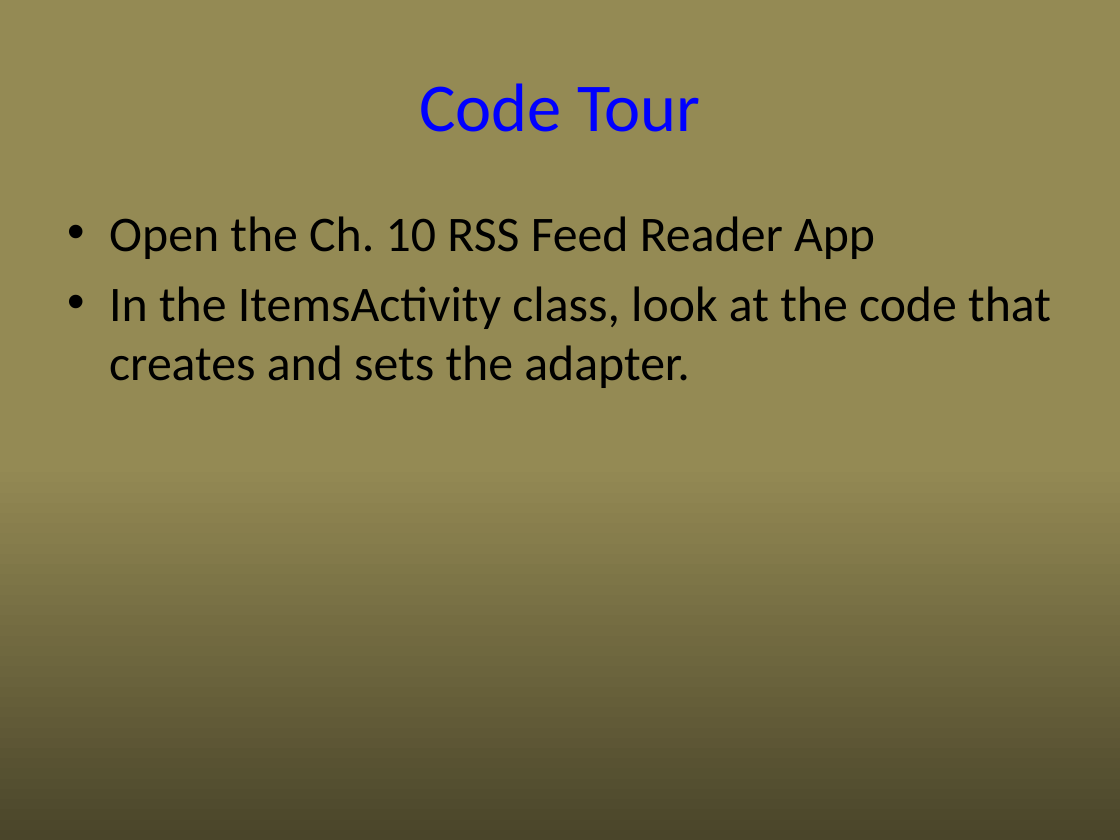
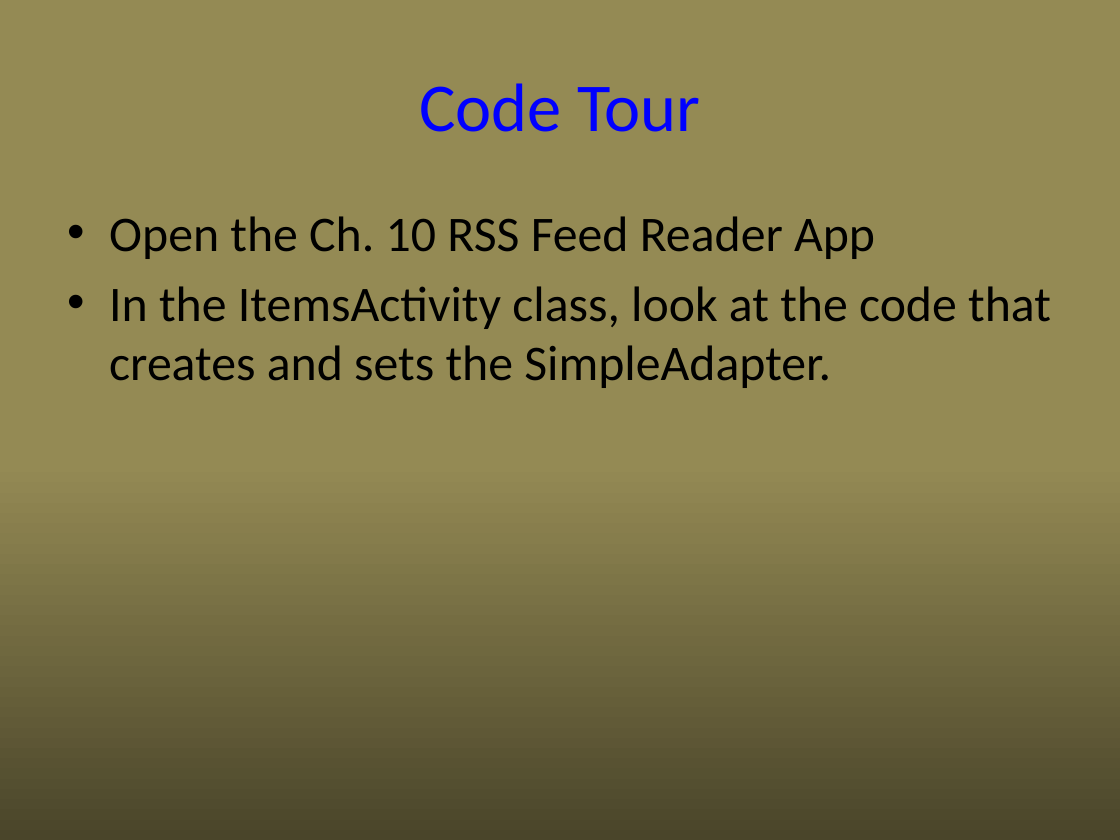
Before and after one commit to UO-CIS/CIS399Android-CourseMaterials, a slide deck: slide 26 of NotesAndSlides/CIS399Wk3Day2-ListViews.pptx (slide 20 before the commit). Drawn at 1120x840 pixels with LibreOffice and Linux fonts; fonts in the diff are those of the drawing. Boxes give left, top, right and bottom in pixels: in the first picture for what was removed or moved away, otherwise in the second. Text is boxed around its words. In the diff, an @@ line names an element or a change of style, - is before the commit and + after.

Commit message:
Updates
Added section on SimpleCursorAdapter to the SQLite ppt

```diff
--- a/NotesAndSlides/CIS399Wk3Day2-ListViews.pptx
+++ b/NotesAndSlides/CIS399Wk3Day2-ListViews.pptx
@@ text at (x1=109, y1=286, x2=1051, y2=388): text changed @@
-• In the ItemsActivity class, look at the code that creates and sets the adapter.
+• In the ItemsActivity class, look at the code that creates and sets the SimpleAdapter.
```
Also in this commit, not shown: 3 other slides changed, 6 slides added, 4 other files.
